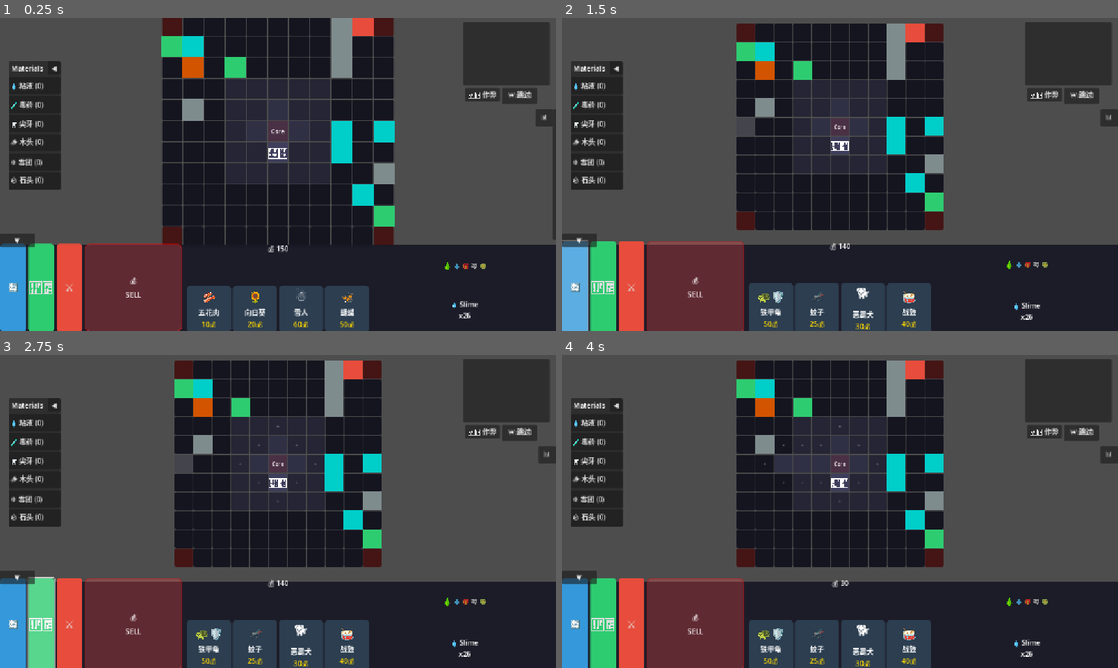
Above: before the commit, frames 1-4 (two rows, left to right).
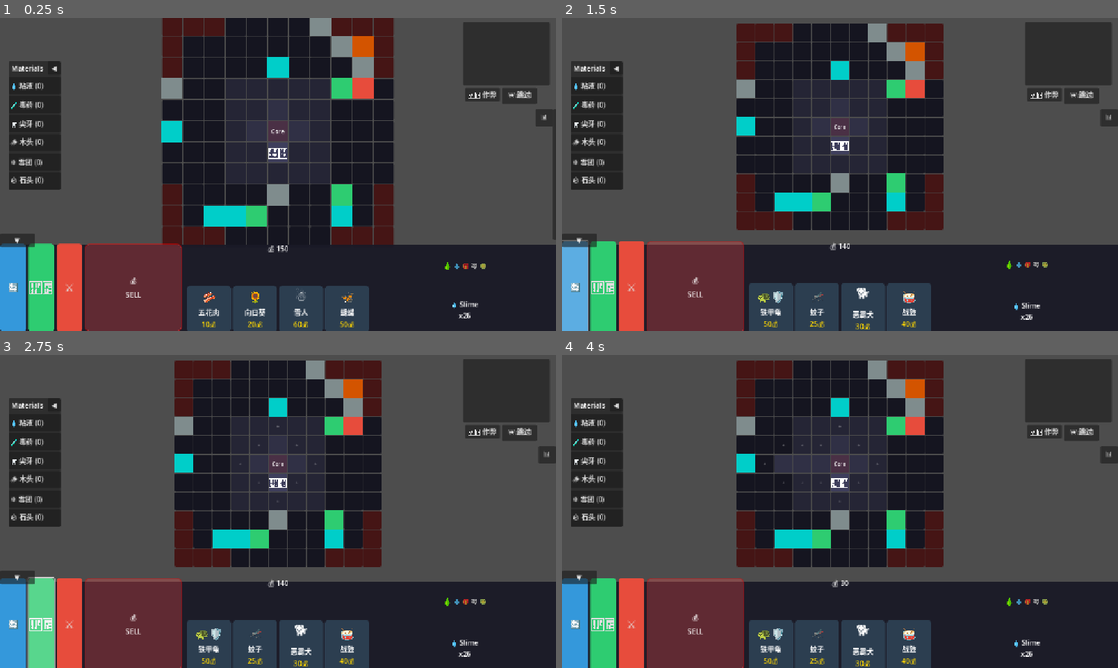
Above: after the commit, the same moments.

Repository: seekerzz/tower-html
Game: Godot game, scene res://src/Scenes/Game/MainGame.tscn
The game is run twice, just before and just after one commit, with the same random seed, the same clock (stepped at 60 frames per second) and the same inputs. The project has no main scene, so this scene is started directly.
Inputs (mouse positions are in pixels of both pictures, inside the frame that each line leads up to):
- Up to frame 1 (0.25 s): no input
- Up to frame 2 (1.5 s): tap Enter at 0.5 s; drag from (745, 30) to (745, 127) at 0.52 s; click "🔄" at 1.25 s
- Up to frame 3 (2.75 s): click "🏗️" at 2 s
- Up to frame 4 (4 s): click "+" at 2.75 s; click "+" at 3.5 s

The runs differ from the first frame. In frame 1, 9.7% of the frame differs, in the area x 29-71%, y 0-73%; in frame 2, 8.1%; in frame 3, 8.1%; in frame 4, 8.1%.

Commit message:
Refactor spawn grid logic to create L-shaped spawn areas
Updated `create_initial_grid` in `src/Scripts/GridManager.gd` to expand spawn points from single corner tiles to 5-tile L-shaped areas at each corner.
This increases the total spawn points from 4 to 20.
Added verification print statement as requested.

Diff:
--- a/src/Scripts/GridManager.gd
+++ b/src/Scripts/GridManager.gd
@@ -59,12 +59,27 @@
 	var half_h = Constants.MAP_HEIGHT / 2
 
 	# Determine spawn candidates (Four corners)
-	var chosen_spawns = [
+	var chosen_spawns = []
+	var corners = [
 		Vector2i(-half_w, -half_h),
 		Vector2i(half_w, -half_h),
 		Vector2i(-half_w, half_h),
 		Vector2i(half_w, half_h)
 	]
+
+	for corner in corners:
+		chosen_spawns.append(corner)
+		# Determine direction towards center
+		var dx = 1 if corner.x < 0 else -1
+		var dy = 1 if corner.y < 0 else -1
+
+		# Horizontal extension
+		chosen_spawns.append(Vector2i(corner.x + dx, corner.y))
+		chosen_spawns.append(Vector2i(corner.x + dx * 2, corner.y))
+
+		# Vertical extension
+		chosen_spawns.append(Vector2i(corner.x, corner.y + dy))
+		chosen_spawns.append(Vector2i(corner.x, corner.y + dy * 2))
 
 	for x in range(-half_w, half_w + 1):
 		for y in range(-half_h, half_h + 1):
@@ -101,6 +116,8 @@
 				spawn_tiles.append(Vector2i(x,y))
 
 			create_tile(x, y, type, state)
+
+	print("Total Spawn Tiles: ", spawn_tiles.size())
 
 func create_tile(x: int, y: int, type: String = "normal", state: String = "locked_inner"):
 	var key = get_tile_key(x, y)
